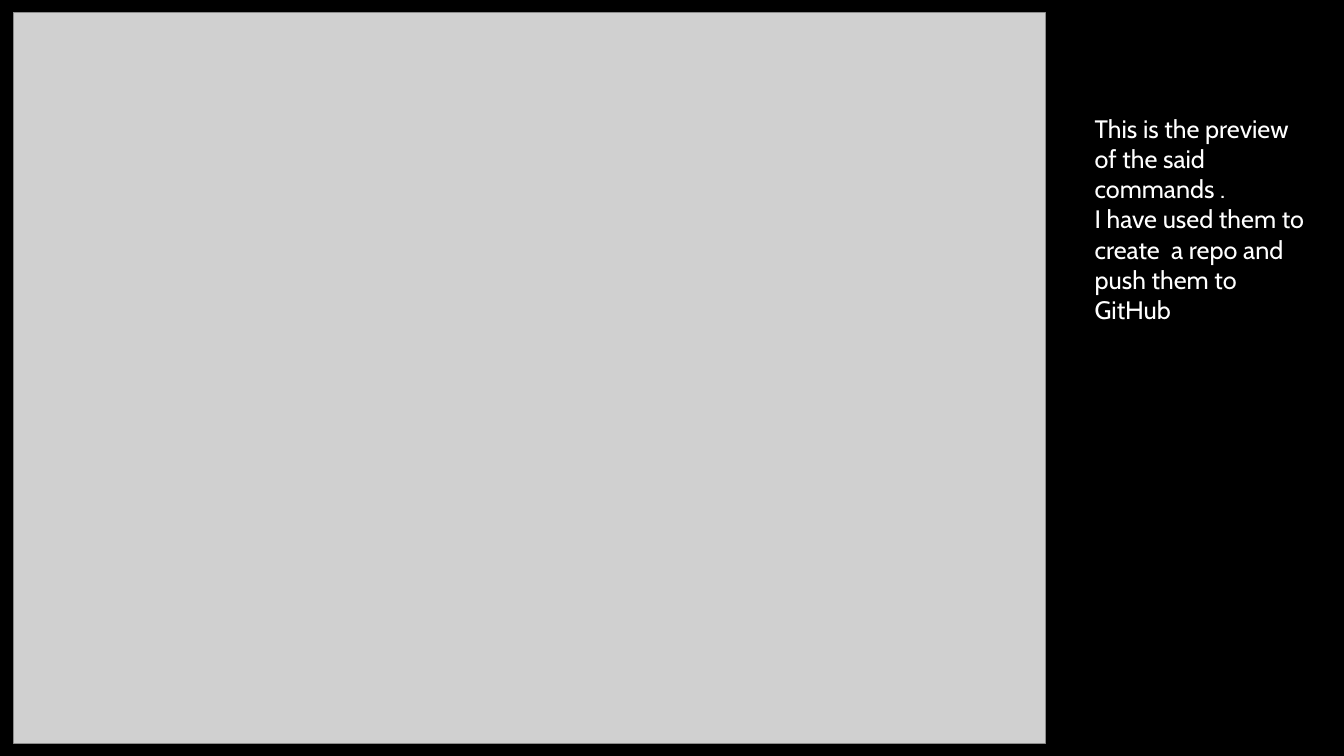
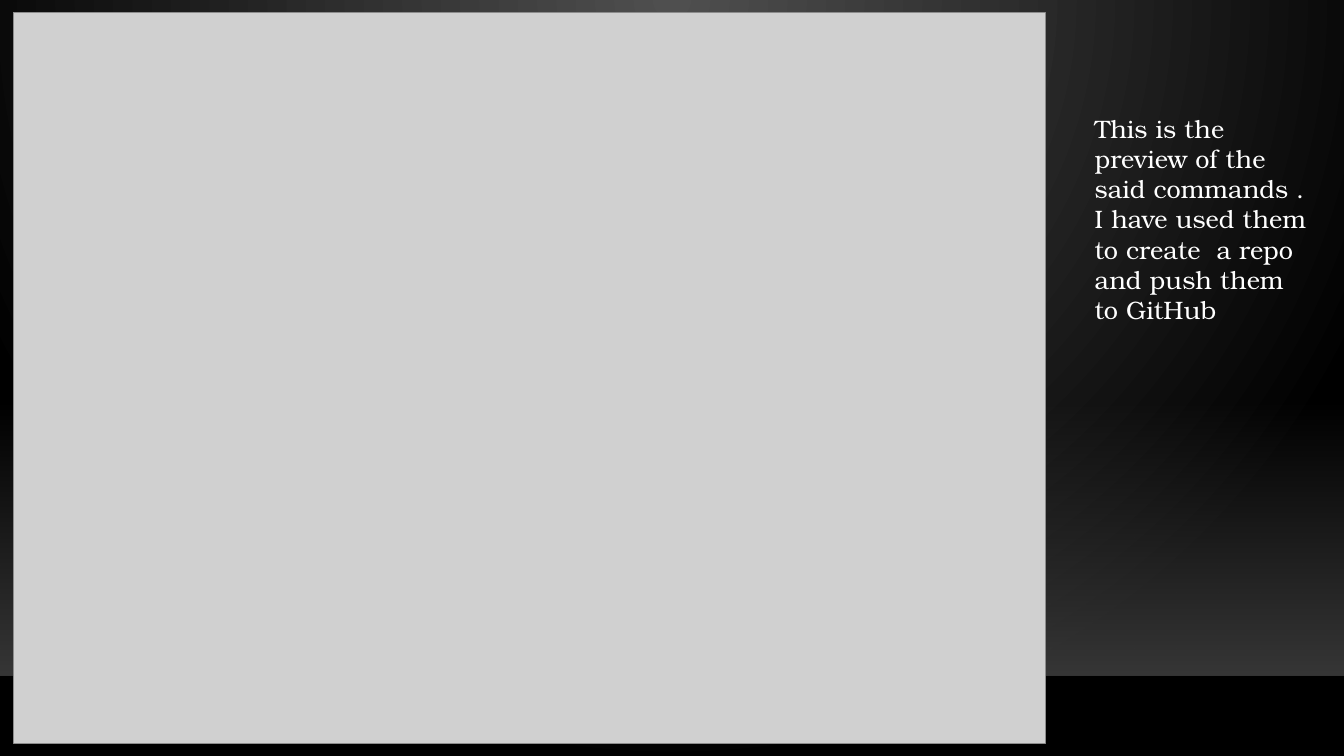
Before and after one commit to gwydion67/KOSS-presentation, a slide deck: slide 5 of New Git Concepts.pptx. Drawn at 1344x756 pixels with LibreOffice and Linux fonts; fonts in the diff are those of the drawing; grey boxes stand for pictures; background and template pictures are left out. Boxes give left, top, right and bottom in pixels: in the first picture for what was removed or moved away, otherwise in the second. Text is boxed around its words. In the diff, an @@ line names an element or a change of style, - is before the commit and + after.

```diff
--- a/New Git Concepts.pptx
+++ b/New Git Concepts.pptx
@@ background #000000 to gradient #505050 to #000000 @@
@@ text "This is the preview of ..." at box(1095, 120, 1306, 320): font Cabin to TeX Gyre Bonum @@
@@ rectangle added at box(0, 399, 1344, 676), fill gradient #454545 @@
@@ line added from (0, 677) to (1344, 677), #000001 1 pt @@
```
Also in this commit, not shown: 9 other slides changed, 6 slides added, 6 slides removed, 1 other file.
